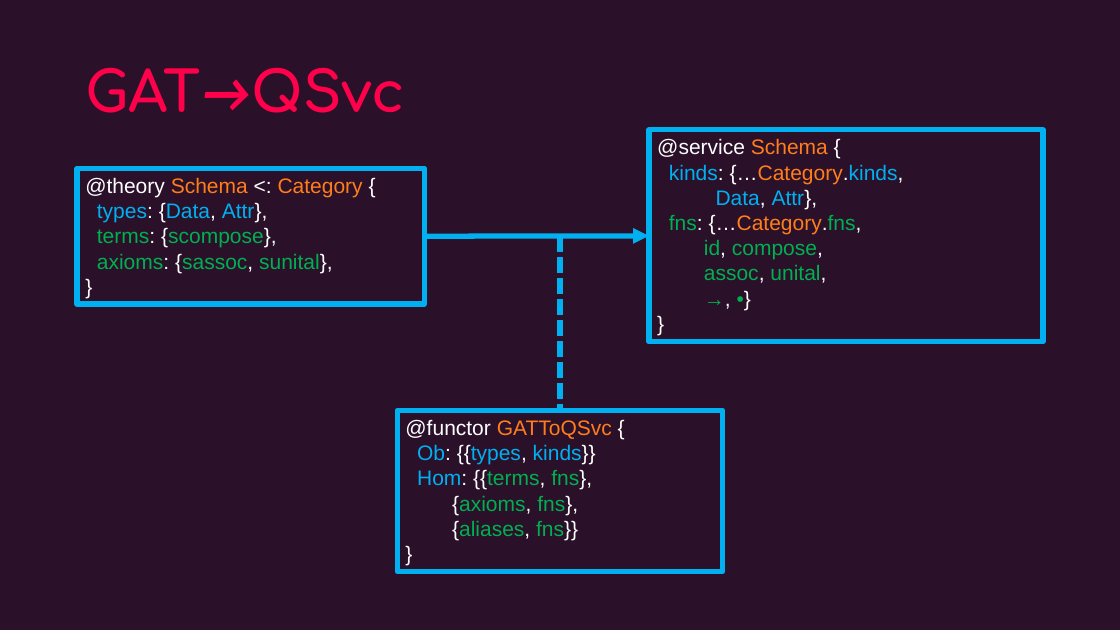
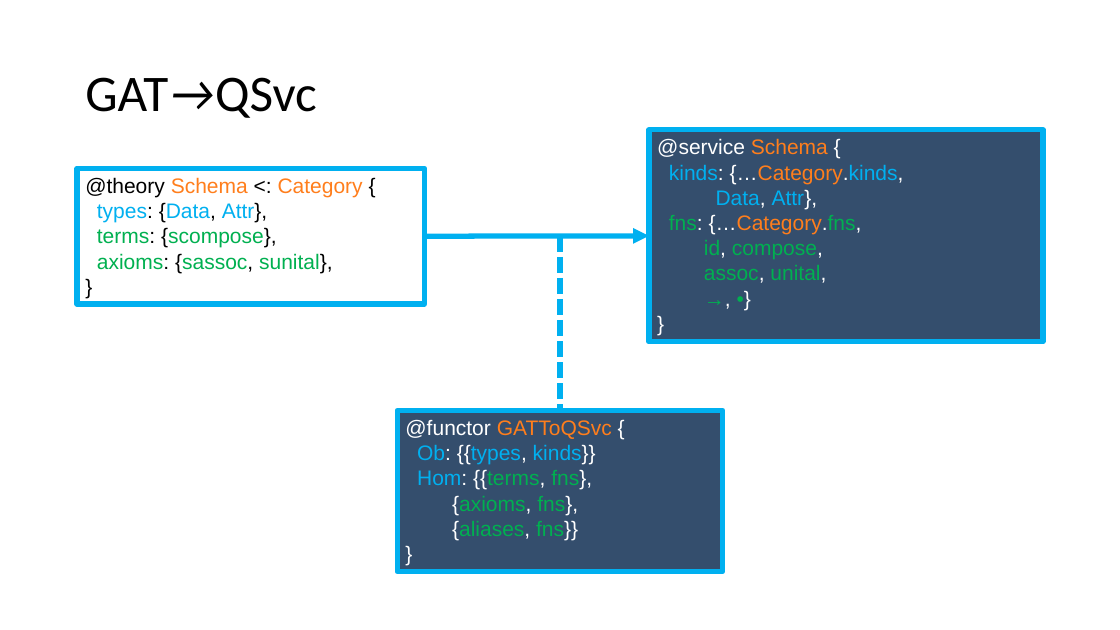
Before and after one commit to maana-io/cat-ml, a slide deck: slide 11 of presentations/gats-intro.pptx. Drawn at 1120x630 pixels with LibreOffice and Linux fonts; fonts in the diff are those of the drawing; background and template pictures are left out. Boxes give left, top, right and bottom in pixels: in the first picture for what was removed or moved away, otherwise in the second. Text is boxed around its words. In the diff, an @@ line names an element or a change of style, - is before the commit and + after.

```diff
--- a/presentations/gats-intro.pptx
+++ b/presentations/gats-intro.pptx
@@ background picture (left out) to #FFFFFF @@
@@ title "GAT→QSvc" at box(85, 77, 316, 118): size 48 to 44 pt, text colour #FF004A to #000000, bold off; font Comfortaa to Calibri in "GAT→QSvc" @@
@@ rectangle "@service Schema {" at box(649, 130, 1044, 342): fill none to #344E6D @@
@@ rectangle "@theory Schema <: Category {" at box(77, 168, 425, 304): text colour #FFFFFF to #000000 in "@theory <: {", "types: {Data, Attr},", "terms: {scompose},", "axioms: {sassoc, sunital}," and 1 more places @@
@@ rectangle "@functor GATToQSvc {" at box(397, 410, 723, 571): fill none to #344E6D @@
```
Also in this commit, not shown: 26 other slides changed, 1 slide added, 1 slide removed, 1 other file.
